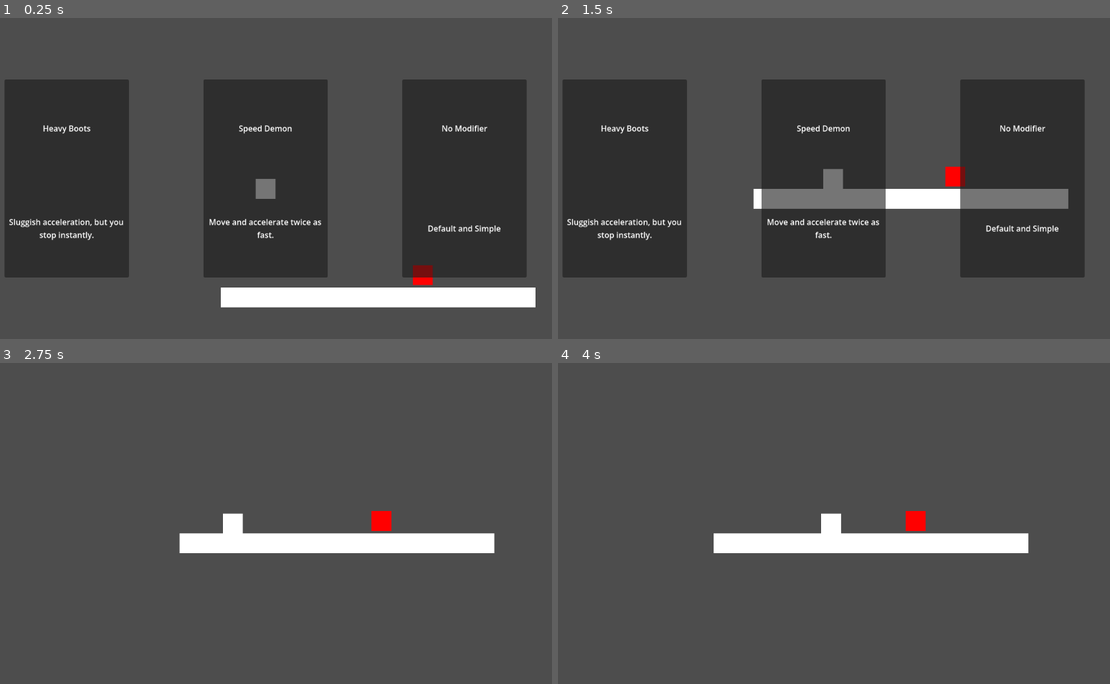
Above: before the commit, frames 1-4 (two rows, left to right).
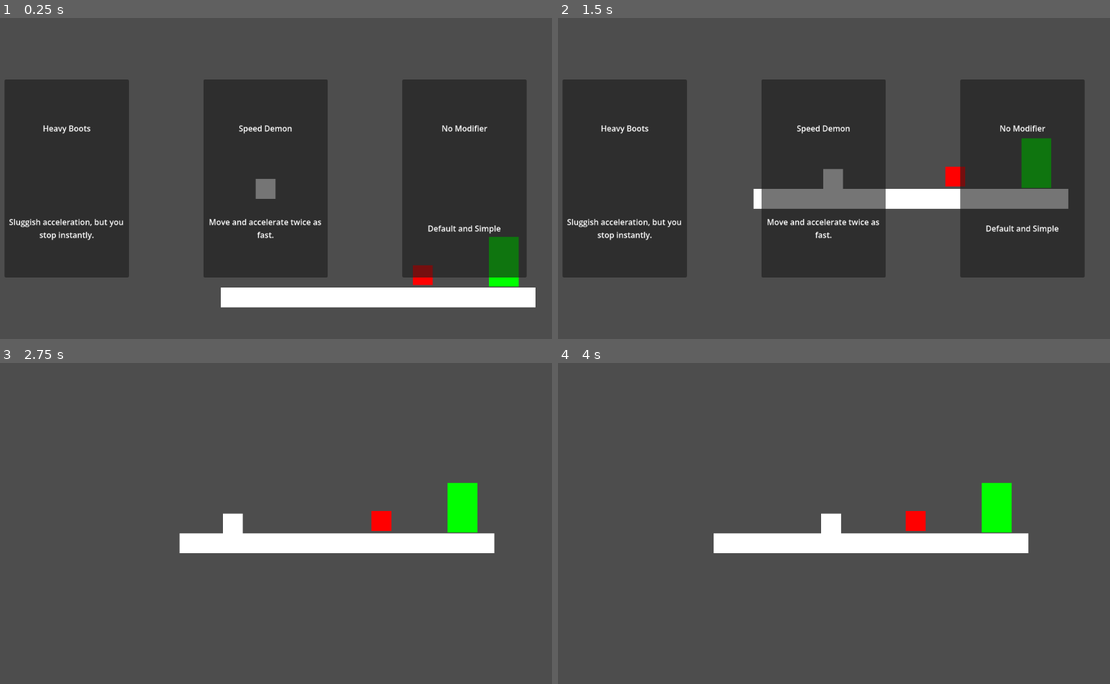
Above: after the commit, the same moments.

Repository: vinit-rao/roguelike-platformer
Game: Godot game, scene res://World.tscn
Two runs of this game, one before a commit and one after it. Both use one fixed random seed, a clock stepped at 60 frames per second and the inputs below.
Inputs (mouse positions are in pixels of both pictures, inside the frame that each line leads up to):
- Up to frame 1 (0.25 s): no input
- Up to frame 2 (1.5 s): move the mouse to (949, 162) at 0.52 s; hold D (move_right) from 0.53 s (still down); click (949, 162) at 0.6 s; tap W (jump) at 0.77 s; move the mouse to (707, 194) at 1.27 s; click (707, 194) at 1.35 s
- Up to frame 3 (2.75 s): tap W (jump) at 1.52 s; move the mouse to (320, 452) at 2.02 s; release D (move_right) at 2.03 s; hold A (move_left) from 2.03 s (still down); click (320, 452) at 2.1 s
- Up to frame 4 (4 s): move the mouse to (795, 587) at 2.77 s; release A (move_left) at 2.78 s; hold D (move_right) from 2.78 s (still down); click (795, 587) at 2.85 s; tap W (jump) at 3.02, 3.77 s; move the mouse to (994, 571) at 3.52 s; click (994, 571) at 3.6 s

The runs differ from the first frame. In frame 1, 0.9% of the frame differs, in the area x 88-95%, y 68-84%; in frame 2, 0.8%; in frame 3, 0.9%; in frame 4, 0.9%.

Commit message:
Level Exit Sprite
walking to the level exit object pauses the game atm...

Diff:
--- /dev/null
+++ b/LevelExit.tscn
@@ -0,0 +1,29 @@
+[gd_scene format=3 uid="uid://dvrbnw3u1v7ah"]
+
+[ext_resource type="Script" uid="uid://dwr4vk0qxhaek" path="res://level_exit.gd" id="1_arm25"]
+
+[sub_resource type="RectangleShape2D" id="RectangleShape2D_cafxn"]
+size = Vector2(60, 100)
+
+[node name="LevelExit" type="Area2D" unique_id=1149161619]
+script = ExtResource("1_arm25")
+
+[node name="ColorRect" type="ColorRect" parent="." unique_id=2015937537]
+custom_minimum_size = Vector2(60, 100)
+anchors_preset = 8
+anchor_left = 0.5
+anchor_top = 0.5
+anchor_right = 0.5
+anchor_bottom = 0.5
+offset_left = -30.0
+offset_top = -50.0
+offset_right = 30.0
+offset_bottom = 50.0
+grow_horizontal = 2
+grow_vertical = 2
+color = Color(0, 1, 0, 1)
+
+[node name="CollisionShape2D" type="CollisionShape2D" parent="." unique_id=2119306076]
+shape = SubResource("RectangleShape2D_cafxn")
+
+[connection signal="body_entered" from="." to="." method="_on_body_entered"]
--- a/World.tscn
+++ b/World.tscn
@@ -4,6 +4,7 @@
 [ext_resource type="PackedScene" uid="uid://b8ixwhpe2t3qm" path="res://Modifiers/DraftMenu.tscn" id="2_2dftf"]
 [ext_resource type="PackedScene" uid="uid://hj5g4tgrpirx" path="res://Modifiers/ChoiceCard.tscn" id="3_bcbcq"]
 [ext_resource type="PackedScene" uid="uid://bkcejquex02qf" path="res://DummyEnemy.tscn" id="4_js7pq"]
+[ext_resource type="PackedScene" uid="uid://dvrbnw3u1v7ah" path="res://LevelExit.tscn" id="5_eu7l1"]
 
 [sub_resource type="RectangleShape2D" id="RectangleShape2D_c6gwx"]
 size = Vector2(630, 41)
@@ -41,3 +42,6 @@
 
 [node name="DummyEnemy" parent="." unique_id=257961027 instance=ExtResource("4_js7pq")]
 position = Vector2(316, 207)
+
+[node name="LevelExit" parent="." unique_id=1149161619 instance=ExtResource("5_eu7l1")]
+position = Vector2(479, 180)
--- /dev/null
+++ b/level_exit.gd
@@ -0,0 +1,7 @@
+extends Area2D
+
+func _on_body_entered(body: Node2D) -> void:
+	if body.is_in_group("Player"):
+		print("Completed level now exiting...")
+		body.active_modifier = {}
+		get_tree().paused = true
Not shown, added: level_exit.gd.uid
